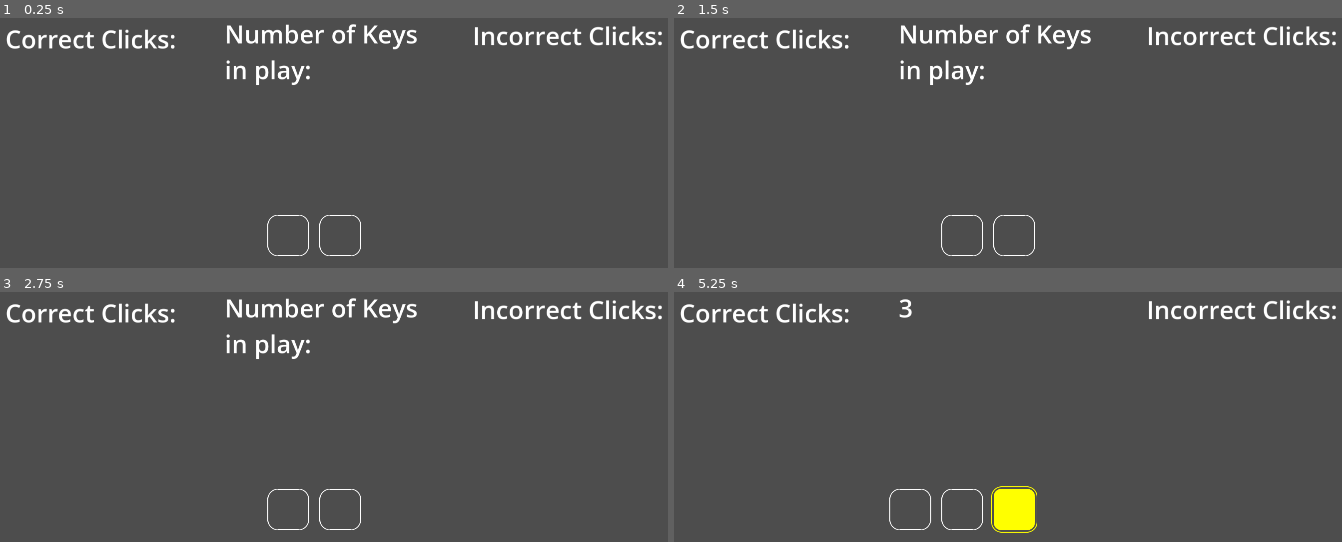
Above: before the commit, frames 1-4 (two rows, left to right).
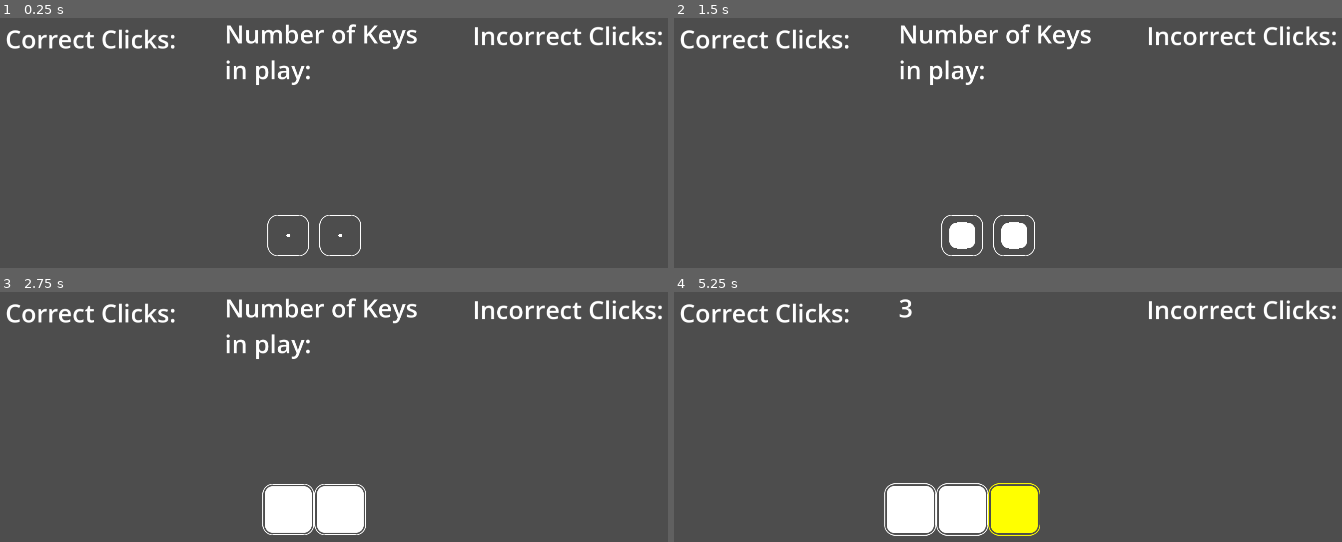
Above: after the commit, the same moments.

Repository: hedgemandan/2025-InfinityJam
Game: Godot game, scene res://Scenes/main_scene.tscn
Two runs of this game, one before a commit and one after it. Both use one fixed random seed, a clock stepped at 60 frames per second and the inputs below.
Inputs:
- Up to frame 1 (0.25 s): no input
- Up to frame 2 (1.5 s): tap Enter at 0.5 s
- Up to frame 3 (2.75 s): no input
- Up to frame 4 (5.25 s): tap Space at 3.5 s; tap Enter at 4.25 s

The runs differ from the first frame. In frame 1, less than 0.1% of the frame differs, in the area x 42-52%, y 86-88%; in frame 2, 0.8%; in frame 3, 2.7%; in frame 4, 3.1%, in the area x 31-55%, y 76-98%.

Commit message:
Button Grow Animation Fix

Diff:
--- a/2_Project/RhythmQWERTY/Scenes/button.tscn
+++ b/2_Project/RhythmQWERTY/Scenes/button.tscn
@@ -427,10 +427,10 @@
 tracks/0/interp = 1
 tracks/0/loop_wrap = true
 tracks/0/keys = {
-"times": PackedFloat32Array(1, 2),
-"transitions": PackedFloat32Array(1, 0.406126),
-"update": 0,
-"values": [Vector2(36.5, 36.5), Vector2(11.5, 11.5)]
+"times": PackedFloat32Array(0, 1, 2),
+"transitions": PackedFloat32Array(1, 1, 0.406126),
+"update": 0,
+"values": [Vector2(36.5, 36.5), Vector2(36.5, 36.5), Vector2(11.5, 11.5)]
 }
 tracks/1/type = "value"
 tracks/1/imported = false
@@ -439,10 +439,10 @@
 tracks/1/interp = 1
 tracks/1/loop_wrap = true
 tracks/1/keys = {
-"times": PackedFloat32Array(1, 2),
-"transitions": PackedFloat32Array(1, 0.406126),
-"update": 0,
-"values": [Vector2(-36.5, 36.5), Vector2(-11.5, 11.5)]
+"times": PackedFloat32Array(0, 1, 2),
+"transitions": PackedFloat32Array(1, 1, 0.406126),
+"update": 0,
+"values": [Vector2(-36.5, 36.5), Vector2(-36.5, 36.5), Vector2(-11.5, 11.5)]
 }
 tracks/2/type = "value"
 tracks/2/imported = false
@@ -451,10 +451,10 @@
 tracks/2/interp = 1
 tracks/2/loop_wrap = true
 tracks/2/keys = {
-"times": PackedFloat32Array(1, 2),
-"transitions": PackedFloat32Array(1, 0.406126),
-"update": 0,
-"values": [Vector2(36.5, -36.5), Vector2(11.5, -11.5)]
+"times": PackedFloat32Array(0, 1, 2),
+"transitions": PackedFloat32Array(1, 1, 0.406126),
+"update": 0,
+"values": [Vector2(36.5, -36.5), Vector2(36.5, -36.5), Vector2(11.5, -11.5)]
 }
 tracks/3/type = "value"
 tracks/3/imported = false
@@ -463,10 +463,10 @@
 tracks/3/interp = 1
 tracks/3/loop_wrap = true
 tracks/3/keys = {
-"times": PackedFloat32Array(1, 2),
-"transitions": PackedFloat32Array(1, 0.406126),
-"update": 0,
-"values": [Vector2(-36.5, -36.5), Vector2(-11.5, -11.5)]
+"times": PackedFloat32Array(0, 1, 2),
+"transitions": PackedFloat32Array(1, 1, 0.406126),
+"update": 0,
+"values": [Vector2(-36.5, -36.5), Vector2(-36.5, -36.5), Vector2(-11.5, -11.5)]
 }
 tracks/4/type = "value"
 tracks/4/imported = false
@@ -523,7 +523,7 @@
 tracks/8/interp = 1
 tracks/8/loop_wrap = true
 tracks/8/keys = {
-"times": PackedFloat32Array(0, 1),
+"times": PackedFloat32Array(0.99, 1),
 "transitions": PackedFloat32Array(1, 1),
 "update": 1,
 "values": [false, true]
@@ -535,7 +535,7 @@
 tracks/9/interp = 1
 tracks/9/loop_wrap = true
 tracks/9/keys = {
-"times": PackedFloat32Array(0, 1),
+"times": PackedFloat32Array(0.99, 1),
 "transitions": PackedFloat32Array(1, 1),
 "update": 1,
 "values": [false, true]
@@ -547,7 +547,7 @@
 tracks/10/interp = 1
 tracks/10/loop_wrap = true
 tracks/10/keys = {
-"times": PackedFloat32Array(0, 1),
+"times": PackedFloat32Array(0.99, 1),
 "transitions": PackedFloat32Array(1, 1),
 "update": 1,
 "values": [false, true]
@@ -716,7 +716,7 @@
 tracks/24/loop_wrap = true
 tracks/24/keys = {
 "times": PackedFloat32Array(0, 1, 2),
-"transitions": PackedFloat32Array(1.7411, 1, 0.406126),
+"transitions": PackedFloat32Array(1, 1, 0.406126),
 "update": 0,
 "values": [Vector2(1e-05, 1e-05), Vector2(1, 1), Vector2(1, 1)]
 }
@@ -763,10 +763,10 @@
 tracks/28/interp = 1
 tracks/28/loop_wrap = true
 tracks/28/keys = {
-"times": PackedFloat32Array(1, 2, 3),
-"transitions": PackedFloat32Array(1, 0.406126, 1),
-"update": 0,
-"values": [Vector2(1e-05, 0.45), Vector2(1, 1), Vector2(1.5, 1.285)]
+"times": PackedFloat32Array(0, 1, 2, 3),
+"transitions": PackedFloat32Array(1, 1, 0.406126, 1),
+"update": 0,
+"values": [Vector2(1e-05, 0.45), Vector2(1e-05, 0.45), Vector2(1, 1), Vector2(1.5, 1.285)]
 }
 tracks/29/type = "value"
 tracks/29/imported = false
@@ -775,10 +775,10 @@
 tracks/29/interp = 1
 tracks/29/loop_wrap = true
 tracks/29/keys = {
-"times": PackedFloat32Array(1, 2, 3),
-"transitions": PackedFloat32Array(1, 0.406126, 1),
-"update": 0,
-"values": [Vector2(1e-05, 0.45), Vector2(1, 1), Vector2(1.5, 1.285)]
+"times": PackedFloat32Array(0, 1, 2, 3),
+"transitions": PackedFloat32Array(1, 1, 0.406126, 1),
+"update": 0,
+"values": [Vector2(1e-05, 0.45), Vector2(1e-05, 0.45), Vector2(1, 1), Vector2(1.5, 1.285)]
 }
 tracks/30/type = "value"
 tracks/30/imported = false
@@ -1391,6 +1391,19 @@
 &"RESET": SubResource("Animation_svtet")
 }
 
+[sub_resource type="AnimationNodeAnimation" id="AnimationNodeAnimation_edukx"]
+animation = &"Grow"
+
+[sub_resource type="AnimationNodeBlend2" id="AnimationNodeBlend2_q5xx2"]
+
+[sub_resource type="AnimationNodeBlendTree" id="AnimationNodeBlendTree_svtet"]
+nodes/Animation/node = SubResource("AnimationNodeAnimation_edukx")
+nodes/Animation/position = Vector2(400, 60)
+nodes/Blend2/node = SubResource("AnimationNodeBlend2_q5xx2")
+nodes/Blend2/position = Vector2(640, 180)
+nodes/output/position = Vector2(940, 140)
+node_connections = [&"output", 0, &"Animation"]
+
 [node name="Button" type="Node2D"]
 script = ExtResource("1_0kpiu")
 
@@ -1562,3 +1575,8 @@
 libraries = {
 &"": SubResource("AnimationLibrary_c4mwi")
 }
+
+[node name="AnimationTree" type="AnimationTree" parent="."]
+tree_root = SubResource("AnimationNodeBlendTree_svtet")
+anim_player = NodePath("../AnimationPlayer")
+parameters/Blend2/blend_amount = 0
Not shown: 1 places in 2_Project/RhythmQWERTY/Scenes/button.tscn that only renumber resources
